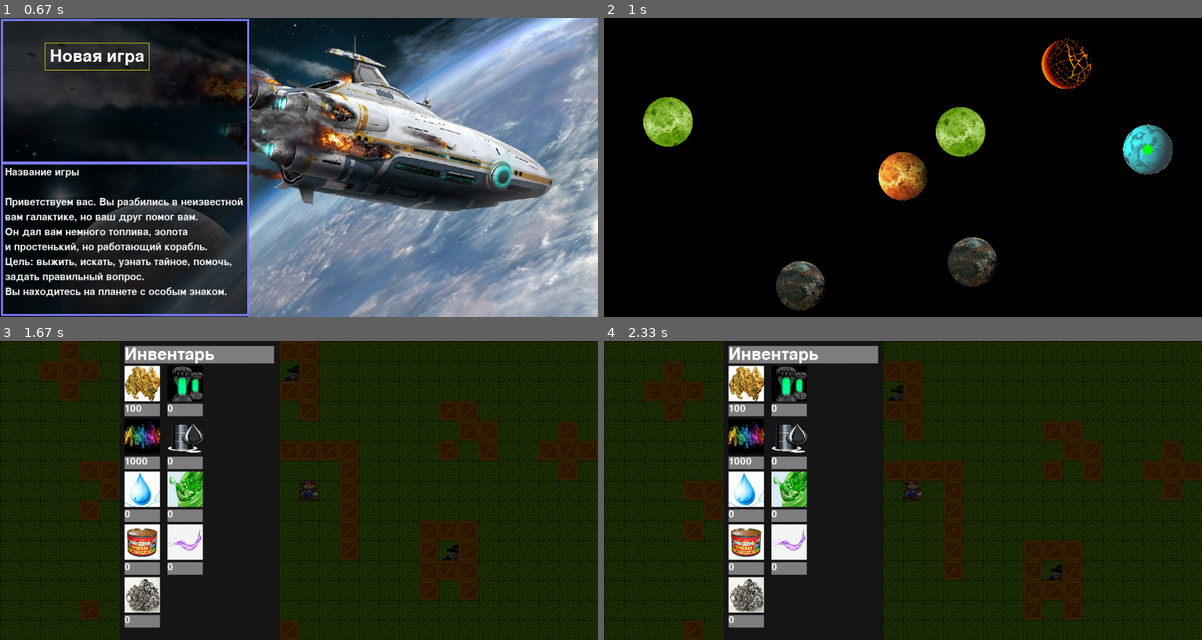
Above: before the commit, frames 1-4 (two rows, left to right).
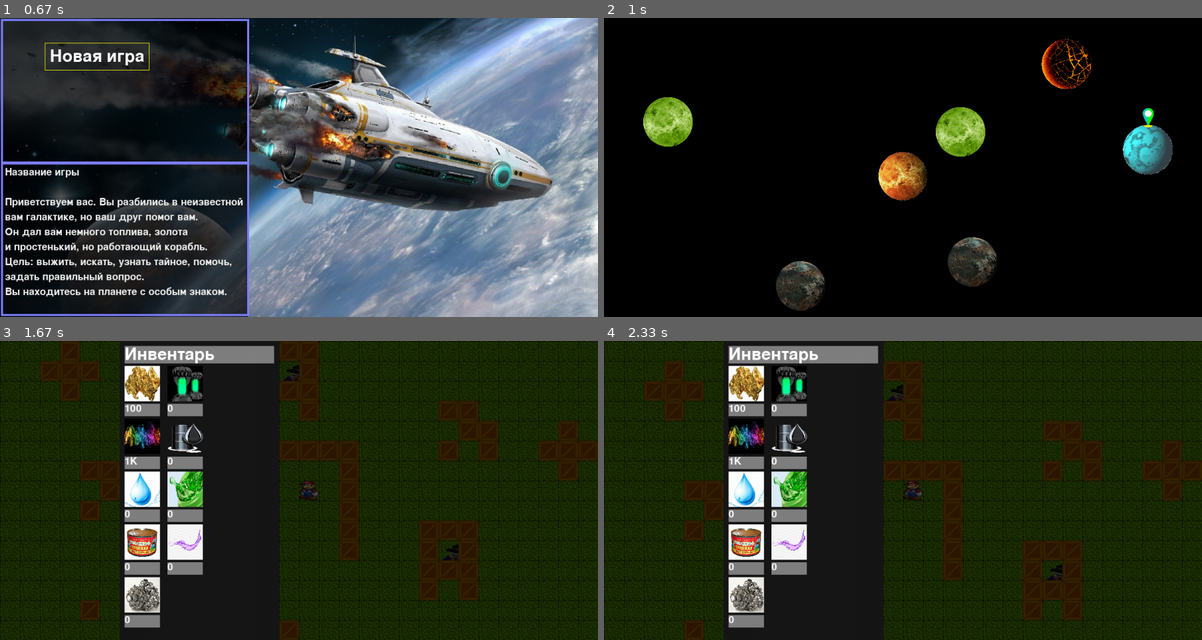
Above: after the commit, the same moments.

Repository: artjomereomin2/pygame_progect
Game: pygame game, started from main.py
The game is run twice, just before and just after one commit, with the same random seed, the same clock (stepped at 60 frames per second) and the same inputs.
Inputs (mouse positions are in pixels of both pictures, inside the frame that each line leads up to):
- Up to frame 1 (0.67 s): no input
- Up to frame 2 (1 s): click "Новая игра" at 0.88 s
- Up to frame 3 (1.67 s): click (544, 472) at 1.22 s; tap I at 1.5 s
- Up to frame 4 (2.33 s): hold Up 1.83-2.3 s

Frame 1 is identical in both runs. In frame 2, 0.1% of the frame differs, in the area x 90-92%, y 30-46%; in frame 3, less than 0.1%; in frame 4, less than 0.1%.

Commit message:
titres and bug fix *

Diff:
--- a/main.py
+++ b/main.py
@@ -134,7 +134,6 @@
 for i in ['GREEN', 'FIRE', 'DESERT', 'MOUNTAIN', 'WATER']:
     planet_images.append(load_image(f'{i.lower()}_planet.png', color_key_list=[-1]))
 
-
 player_x, player_y = None, None
 
 tile_images = {
@@ -154,6 +153,8 @@
 
 star_red_picture = load_image('star_red.png', [-1], size=(10, 10))
 star_blue_picture = load_image('star_blue.png', [-1], size=(10, 10))
+
+here_sigh = load_image('here.png', [-1], size=(50, 50))
 
 
 # TODO ask if anyone understand what is happening over here
@@ -243,7 +244,25 @@
 
 def optimize(a, b):
     d = gcd(a, b)
-    return a // d, b // d
+    a = a // d
+    b = b // d
+    if a >= 1000:
+        a -= a % 1000
+    if a >= 1000000:
+        a -= a % 1000000
+    if b >= 1000:
+        b -= b % 1000
+    if b >= 1000000:
+        b -= b % 1000000
+    return a, b
+
+
+def num_repr(x):
+    if x >= 1000 * 1000:
+        return f'{x // 1000000}M'
+    if x >= 1000:
+        return f'{x // 1000}K'
+    return x
 
 
 def generate_merchant(planet_type):
@@ -575,6 +594,7 @@
 def map_selection(player_planet_num):
     global player_planet, PLANETS, PLANET_NAMES, PLANET_TYPE, MERCHANTS, ship_level, player_planet, have
     player_planet = player_planet_num
+    # TODO find space.png for background
     fon = pygame.Surface([WIDTH, HEIGHT])
     fon.fill((0, 0, 0))
     screen.blit(fon, (0, 0))
@@ -642,7 +662,7 @@
                                     have['FUEL'] -= wasted_fuel
                                 else:
                                     planet = random.choice(list(planets))
-                                    ship_level = 0
+                                    ship_level = ship_level // randint(2, 10)
                                     for i in range(len(goods)):
                                         have[goods[i].upper()] = have[goods[i].upper()] // (
                                                 1 + weight[goods[i].upper()])
@@ -661,7 +681,7 @@
         planets.draw(screen)
         for planet in planets:
             if planet.player_here:
-                pygame.draw.circle(screen, (0, 255, 0), planet.rect.center, 10)
+                screen.blit(here_sigh, (planet.rect.centerx - 25, planet.rect.centery - 90))
                 break
         blit_text(screen)
         if is_open_inventory:
@@ -879,7 +899,6 @@
     window_w = 320
     window_h = 600
 
-    buttons = []
     screen.fill((0, 0, 0))
 
     all_sprites.update()
@@ -905,7 +924,7 @@
         screen.blit(pictures_of_goods[offer], ((WIDTH - window_w) // 2 - 200 + 10 + 86 * (i > 4), k))
         k += 71 + 5
         k, w = draw_text((WIDTH - window_w) // 2 - 200 + 10 + 86 * (i > 4), k,
-                         f"{have[offer]}",
+                         f"{num_repr(have[offer])}",
                          (255, 255, 255), screen, 30, line_size=20, fon_color=(128, 128, 128), width=71)
 
 
@@ -979,7 +998,7 @@
             screen.blit(pictures_of_goods[offer[0]], ((WIDTH + window_w) // 2 - 75 - 6 + move_right, k))
             button = [(WIDTH - window_w) // 2 + 90, k]
             k, w = draw_text((WIDTH - window_w) // 2 + 90 + move_right, k,
-                             f"Мне ты давать {offer[3]} {goods_translated[goods.index(offer[1])]}, тебе давать я {offer[2]} {goods_translated[goods.index(offer[0])]}",
+                             f"Мне ты давать {num_repr(offer[3])} {goods_translated[goods.index(offer[1])]}, тебе давать я {num_repr(offer[2])} {goods_translated[goods.index(offer[0])]}",
                              (255, 255, 255), screen, 30, width=window_w - 180, fon_color=(128, 128, 128), min_lines=3)
             button.append(w)
             button.append(k - button[1])
@@ -1025,13 +1044,14 @@
         player_group.draw(screen)
         particles_sprites.update()
         particles_sprites.draw(screen)
-        inventory(screen)
         blit_text(screen)
 
         shadow = pygame.Surface([WIDTH, HEIGHT])
         shadow.fill((0, 0, 0))
         shadow.set_alpha(164)
         screen.blit(shadow, (0, 0))
+
+        inventory(screen)
 
         pygame.draw.rect(screen, (23, 23, 23), (((WIDTH - window_w) // 2 + move_right, 0), (window_w, window_h)))
 
@@ -1045,7 +1065,7 @@
                 screen.blit(pictures_of_goods[offer[1]], ((WIDTH - window_w) // 2 + 10 + move_right, k))
                 screen.blit(pictures_of_goods[offer[0]], ((WIDTH + window_w) // 2 - 75 - 6 + move_right, k))
                 k, w = draw_text((WIDTH - window_w) // 2 + 90 + move_right, k,
-                                 f"Мне ты давать {offer[3]} {goods_translated[goods.index(offer[1])]}, тебе давать я {offer[2]} {goods_translated[goods.index(offer[0])]}",
+                                 f"Мне ты давать {num_repr(offer[3])} {goods_translated[goods.index(offer[1])]}, тебе давать я {num_repr(offer[2])} {goods_translated[goods.index(offer[0])]}",
                                  (255, 255, 255), screen, 30, width=window_w - 180, fon_color=(128, 128, 128),
                                  min_lines=3)
         else:
@@ -1270,120 +1290,6 @@
                 Particle((randint((WIDTH // 3) * 2, WIDTH), randint(0, HEIGHT)), randint(-5, 0), randint(-5, 5),
                          [star_picture],
                          (max(-1 * (max(time // 100, 1)), -4), 0), do_kill=False, groups=(stars_sprites, all_sprites))
-        # Авторы сценария
-        # Кир Булычев,
-        # Павел Арсенов.
-        # Режиссер-постановщик
-        # Павел Арсенов.
-        # Главные операторы
-        # Сергей Онуфриев,
-        # Сергей Ткаченко.
-        # Художник-постановщик
-        # Ольга Кравченя.
-        # Композитор
-        # Евгений Крылатов.
-        # Песня на стихи Юрия Энтина.
-        # Редактор
-        # Андрей Иванов.
-        # Режиссер
-        # Ольга Гусакова.
-        # Монтажер
-        # Татьяна Малявина.
-        # Звукооператор
-        # Леонид Вейтков.
-        # Музыкальный редактор
-        # Наталья Строева.
-        # Художник-гример
-        # Татьяна Колосова.
-        # Государственный
-        # симфонический оркестр
-        # кинематографии СССР.
-        # Дирижер
-        # Сергей Скрипка.
-        # Художник по костюмам
-        # Валентина Олоновская.
-        # Операторы
-        # А. Лысых, Э.Тафель.
-        # Художник декоратор
-        # Н.Кириллин.
-        # Комбинированные съемки:
-        # оператор Ю.Иванов;
-        # художники
-        # В.Ребров, В.Мазохин;
-        # ассистент оператора
-        # К.Бутырин.
-        # Ассистенты:
-        # режиссера: В.Линд,
-        # Т.Зотова, М.Зайцева;
-        # художника В.Федоров;
-        # художника по костюмам Н.Писемская;
-        # звукооператора Т.Рыжкова;
-        # по монтажу: Т.Хлебтикова,
-        # В.Степанова, Н.Мальтина.
-        # Художник-фотограф
-        # А.Кокорева.
-        # Гример
-        # И.Трофимова.
-        # Мастер по свету
-        # Ю.Давыдов.
-        # Цветоустановщики:
-        # В.Россихин, В.Ерофеев.
-        # Административная группа:
-        # И.Авдеева, В.Куклин,
-        # И.Шолохов, Е.Весник.
-        # Директор съемочной группы
-        # Георгий Федянин.
-        # В главных ролях:
-        # Алиса Селезнева - Наташа Гусева;
-        # Коля Герасимов - Алеша Фомкин;
-        # Юля Грибкова - Марьяна Ионесян;
-        # Фима Королев - Илюша Наумов;
-        # космические пираты:
-        # Весельчак У - Вячеслав Невинный,
-        # Крыс - Михаил Кононов.
-        # В ролях:
-        # Алик Борисович - Георгий Бурков;
-        # робот Вертер - Евгений Герасимов;
-        # Мария Павловна - Валентина Талызина;
-        # Марта Эрастовна - Наталья Варлей;
-        # Полина - Елена Метелкина;
-        # дед Павел - Владимир Носик;
-        # профессор Селезнев - Юрий Григорьев;
-        # Шурочка - Мария Стерникова;
-        # Ишутин - Андрей Градов;
-        # бабушка Юли - Людмила Аринина;
-        # Эдуард - Вячеслав Баранов;
-        # мама Коли - Татьяна Божок;
-        # Алла Сергеевна - Екатерина Васильева;
-        # Электрон Иванович - Игорь Ясулович;
-        # Иван Сергеевич - Борис Щербаков;
-        # Мария - Елена Цыплакова;
-        # Гоги - Рубен Симонов;
-        # ученики 6 «В» класса:
-        # Коля Сулима - Антон Суховерко,
-        # Коля Садовский - Семен Бузган,
-        # Боря Мессерер - Алеша Муравьев,
-        # Мила Руткевич - Катя Авербах,
-        # Катя Михайлова - Лена Коляскина,
-        # Альбина Фетисова - Маша Баукина,
-        # Лена Домбазова - Наташа Шанаева.
-        # В эпизодах:
-        # М.Скворцова, С.Харитонова,
-        # А.Лысых, С.Рощинец,
-        # В.Мухамедов,
-        # Юля Русских, Лена Перова,
-        # Андрюша Жиров, Миша Хлесткин,
-        # Андрюша Ануфриев, Инна Чуркина,
-        # Таня Полосухина, Володя Харитонов,
-        # Алеша Ануфриев, Владик Пиротский.
-        # Группа каскадеров
-        # под руководством О.Корытина:
-        # А.Грошевой, С.Григорьев,
-        # К.Кищук, Н.Сысоев,
-        # О.Федулов, А.Тамсаар,
-        # Оксана Компаниец.
-        # Фильм снят на кинопленке
-        # Шосткинского п/о «Свема» и Казанского п/о «Тасма».
 
         if do_white and time != 0:
             if ising:
@@ -1393,15 +1299,24 @@
         text = 'Поздравляем, ваша миссия в этой галактика завершена. Желаем удачи в новых приключениях.' \
                ' Достигнута I сверхсветовая скорость..................Достигнута II сверхсветовая скорость' \
                '...............................Достигнута III сверхсветовая скорость.........................' \
-               '............................................................Вы прошли игру.'
+               '............................................................Вы прошли игру.' \
+               'Авторы сценария Артём Еретин, Пётр Пучков при участии Марии Рахмановой. Режиссёр постановщик Артём Еретин, Пётр Пучков. ' \
+               'Главные операторы Пётр Пучков, Pygame. Художник-постановщик Артём Еретин. ' \
+               'Режиссёр Пётр Пучков, Артём Еретин. Монтажёр Pygame. Художник-гримёр Артём Еретин. ' \
+               'Художник по костюмам Артём Еретин. Художник декоратор Артём Еретин. Художники Pygame, Random.randint. ' \
+               'Ассистент оператора Артём Еретин. Цветоустановщики Артём Еретин, Pygame, Random.randint. ' \
+               'Консультант по постановке спецэффектов Мария Рахманова. ' \
+               'Административная группа Артём Еретин, Пётр Пучков. В главных ролях ЯндексКартинки, Random.randint. ' \
+               'Группа каскадеров Астероиды под руководством Random.randint, Программа написана на языке Python 3.7.9 ' \
+               'с использованием библеотеки Pygame'
         if time == 0:
             draw_text(0, HEIGHT // 2,
                       'Единорожек Паша следит за тобой', (255, 255, 255), screen, font=50, line_size=len(text) + 5)
-        draw_text(WIDTH - (time - 400) * 2, HEIGHT // 2,
+        draw_text(WIDTH - (time - 400), HEIGHT // 2,
                   text, (255, 255, 255), screen, font=50, line_size=len(text) + 5)
         print(time)
 
-        if time >= 3500 and ising_2:
+        if time >= 19000 and ising_2:
             Garbage((WIDTH, -20), last=True)
             ising_2 = False
 
Binary file added: data/here.png
